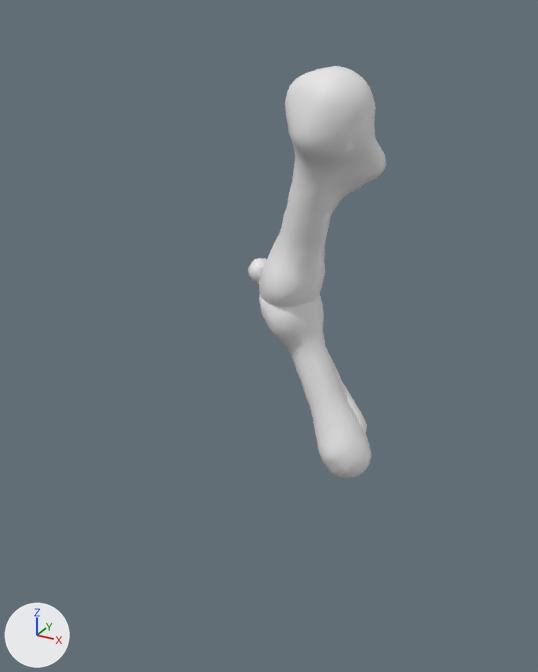
The FBX model blender/out/Stegosaurus/export/Os_Bras_Stegosaurus.fbx, before and after one commit.
Both versions are drawn from a 50 mm lens placed at (3.91, -8.21, 3.23), pointed at (-0.33, -0.49, -0.63). The axes (+X, +Y, +Z) are drawn at lower left. The lights are the same throughout. The picture after the commit comes second.

In view in the first picture: 'Os_Bras_Stegosaurus_01'.
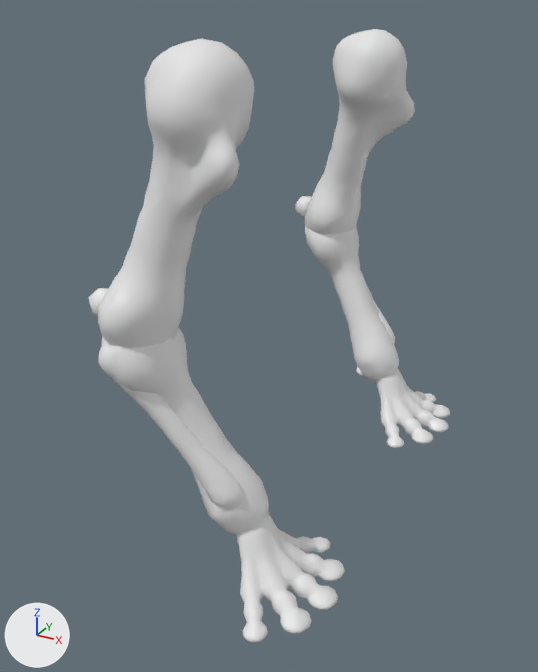
Changed parts and their boxes (x1, y1, x2, y2) in the pictures (538 x 672 px; the box of a moved part takes in the faces that stretch with it):
'Os_Bras_Stegosaurus_01', reshaped (161% wider, 48% taller)
    before: (248, 66, 386, 479)
    after: (88, 29, 450, 642)
part 1 of me_os_bras_stegosaurus_01, moved or reshaped
    before: (259, 66, 386, 307)
    after: (305, 29, 415, 234)
part 2 of me_os_bras_stegosaurus_01, moved or reshaped
    before: (248, 258, 371, 479)
    after: (295, 196, 399, 382)
part 3 of me_os_bras_stegosaurus_01, moved or reshaped
    before: (325, 346, 367, 434)
    after: (366, 284, 395, 344)
part 4 of me_os_bras_stegosaurus_01, added
    after: (236, 512, 345, 642)
part 5 of me_os_bras_stegosaurus_01, added
    after: (376, 370, 450, 448)
part 6 of me_os_bras_stegosaurus_01, added
    after: (98, 39, 254, 348)
part 7 of me_os_bras_stegosaurus_01, added
    after: (88, 288, 269, 534)
part 8 of me_os_bras_stegosaurus_01, added
    after: (98, 344, 244, 510)

Diff of the bpy script that builds the scene:
```diff
--- a/blender/out/Stegosaurus/export/Os_Bras_Stegosaurus.fbx.py
+++ b/blender/out/Stegosaurus/export/Os_Bras_Stegosaurus.fbx.py
@@ me_os_bras_stegosaurus_01 @@
 # used by ob_os_bras_stegosaurus_01; location = (0.0, 0.0, 0.0)
-me_os_bras_stegosaurus_01.from_pydata(...)  # 1256 vertices, 2500 faces; spans x -0.99..0.99, y -0.68..0.68, z -2.64..2.64
+me_os_bras_stegosaurus_01.from_pydata(...)  # 4318 vertices, 8600 faces; spans x -1.46..1.46, y -3.12..3.12, z -2.98..2.98
+# me_os_bras_stegosaurus_01 part 1: the loose piece of 552 vertices spanning x -0.78..0.86, y -0.68..0.68, z -0.58..2.64 is moved by (-0.45, 2.29, 0.33)
+# me_os_bras_stegosaurus_01 part 2: the loose piece of 452 vertices spanning x -0.99..0.99, y -0.49..0.64, z -2.64..0.15 is moved by (-0.45, 2.29, 0.33)
+# me_os_bras_stegosaurus_01 part 3: the loose piece of 252 vertices spanning x -0.66..0.84, y -0.08..0.65, z -2.21..-0.26 is moved by (-0.45, 2.29, 0.33)
+# me_os_bras_stegosaurus_01 part 4: a new loose piece of 902 vertices spanning x 0.04..1.46, y -3.12..-1.22, z -2.98..-2.06, in mat_museum_bone___warm_ivory (white #e7e7e7)
+# me_os_bras_stegosaurus_01 part 5: a new loose piece of 857 vertices spanning x 0.21..1.46, y 1.22..3.12, z -2.98..-2.01, in mat_museum_bone___warm_ivory (white #e7e7e7)
+# me_os_bras_stegosaurus_01 part 6: a new loose piece of 552 vertices spanning x -1.24..0.41, y -2.97..-1.61, z -0.25..2.98, in mat_museum_bone___warm_ivory (white #e7e7e7)
+# me_os_bras_stegosaurus_01 part 7: a new loose piece of 452 vertices spanning x -1.46..0.55, y -2.93..-1.79, z -2.32..0.49, in mat_museum_bone___warm_ivory (white #e7e7e7)
+# me_os_bras_stegosaurus_01 part 8: a new loose piece of 252 vertices spanning x -1.11..0.39, y -2.94..-2.2, z -1.87..0.07, in mat_museum_bone___warm_ivory (white #e7e7e7)
+# other edits to the shape of me_os_bras_stegosaurus_01 do not show in these pictures
 me_os_bras_stegosaurus_01.materials.append(mat_museum_bone___warm_ivory)
```
